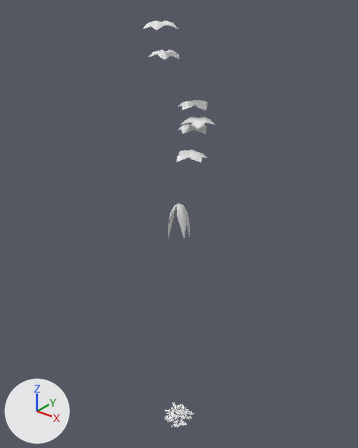
The OBJ model game/assets/models/plants/SM_Plant_StranglerFigYoung_Leaf.obj as it was, and as the next commit left it.
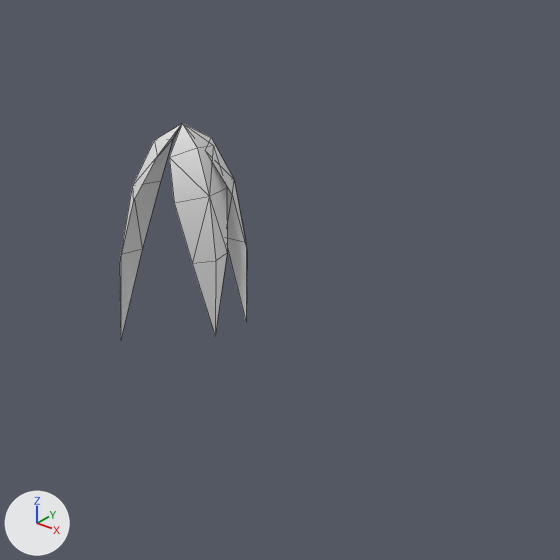
Each version appears first whole from a 50 mm camera at (18.28, -22.81, 31.26) aimed at (-0.6, 0.78, 16.63), and next in a close-up on the part from 41% to 68% of the width and 41% to 62% of the height. The lights are fixed; the arrows at lower left show +X, +Y and +Z. The first two pictures are the older version. The close-ups show mesh edges as thin lines. Where no turn or scale is listed for an object, it has been applied to the vertices. Vertices at exactly the same position are counted once.

Names of what the first close-up shows: 'SM_Plant_StranglerFigYoung_Leaf'.
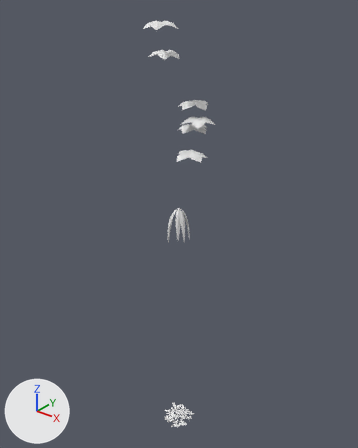
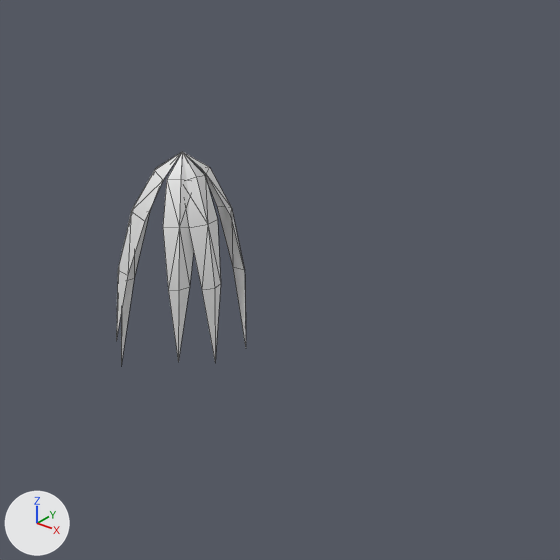
Boxes [x1, y1, x2, y2] around the edits, measured in the close-ups (560 x 560 px):
'SM_Plant_StranglerFigYoung_Leaf', reshaped: before [119, 123, 247, 338]; after [116, 152, 246, 365]

Diff of the bpy script that builds the scene:
```diff
--- a/game/assets/models/plants/SM_Plant_StranglerFigYoung_Leaf.obj.py
+++ b/game/assets/models/plants/SM_Plant_StranglerFigYoung_Leaf.obj.py
@@ me_sm_plant_stranglerfigyoung_leaf @@
 # used by ob_sm_plant_stranglerfigyoung_leaf; location = (0.0, 0.0, 0.0)
-me_sm_plant_stranglerfigyoung_leaf.from_pydata(...)  # 791 vertices, 548 faces; spans x -2.2..2.1, y -2.0..2.1, z -0.1..29.5
+me_sm_plant_stranglerfigyoung_leaf.from_pydata(...)  # 811 vertices, 572 faces; spans x -2.2..2.1, y -2.0..2.1, z -0.1..29.5
+# me_sm_plant_stranglerfigyoung_leaf part 1
+# 8 vertices in x -0.6..0.6, y -0.3..0.5, z 16.1..18.6 move by (0.0, 0.0, -0.3)
+# 5 vertices in x -0.6..0.6, y -0.3..0.4, z 15.9..18.4 move by (0.0, 0.0, -0.4)
+# 3 vertices in x 0.1..0.4, y -0.4..-0.3, z 17.2..18.3 move by (0.1, 0.1, -0.3)
+# 3 vertices in x -0.4..0.6, y 0.1..0.2, z 17.2..18.3 move by (0.0, -0.2, -0.3)
+# 12 vertices move from x -0.5..0.6, y -0.5..0.5, z 16.9..18.3 to x -0.6..0.5, y -0.4..0.5, z 16.6..18.0
+# 20 vertices are added at x -0.5..0.4, y -0.6..-0.1, z 16.0..18.1
+# 24 new faces join them
```
